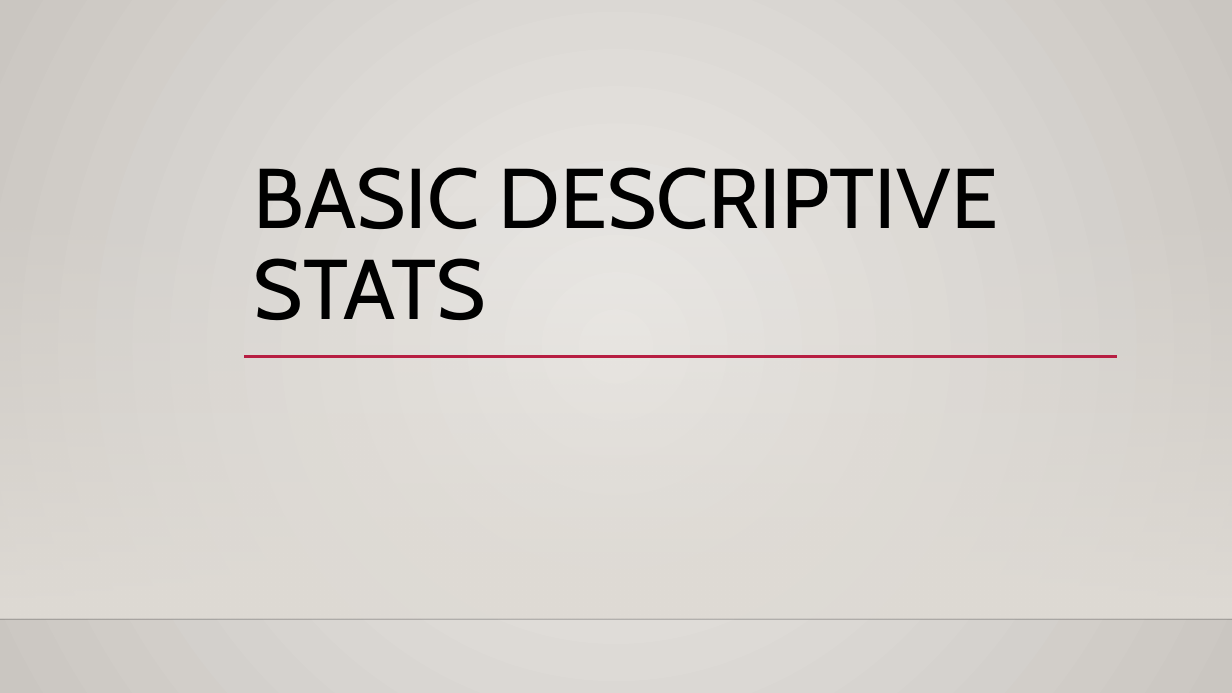
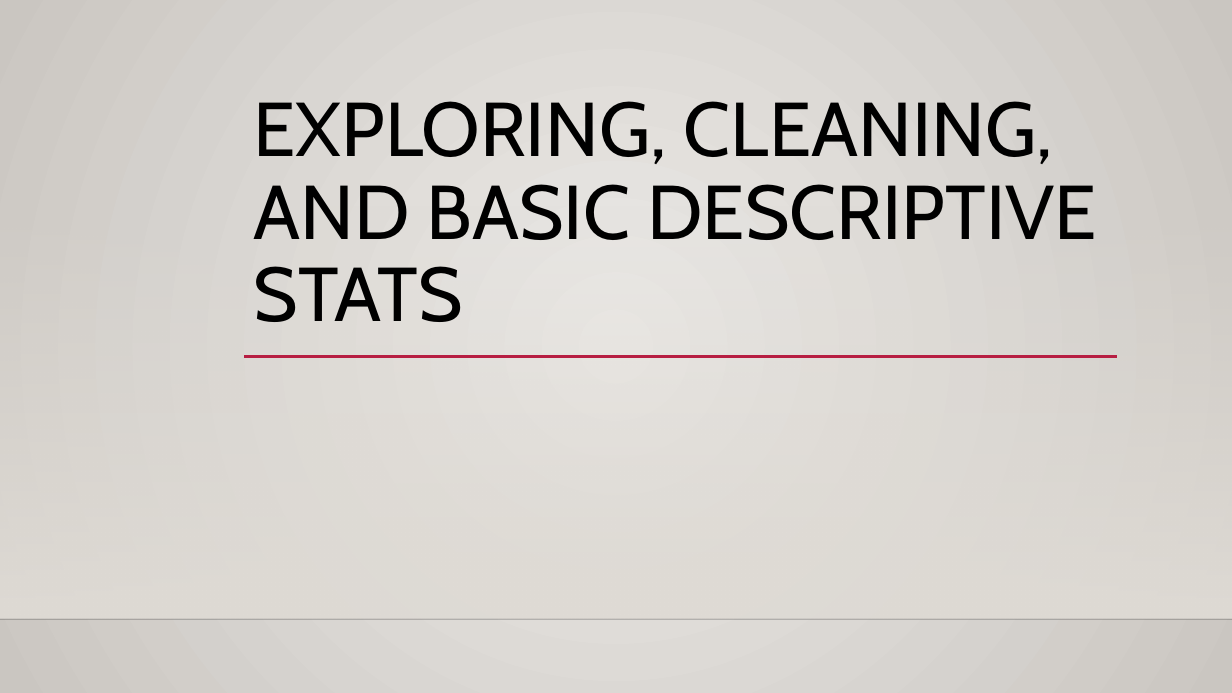
Before and after one commit to AkeemSemper/ML_for_Non_DS_Students, a slide deck: slide 2 of course_resources/slides/Used/006_Basic_Descriptive_Stats.pptx. Drawn at 1232x693 pixels with LibreOffice and Linux fonts; fonts in the diff are those of the drawing; background and template pictures are left out. Boxes give left, top, right and bottom in pixels: in the first picture for what was removed or moved away, otherwise in the second. Text is boxed around its words. In the diff, an @@ line names an element or a change of style, - is before the commit and + after.

```diff
--- a/course_resources/slides/Used/006_Basic_Descriptive_Stats.pptx
+++ b/course_resources/slides/Used/006_Basic_Descriptive_Stats.pptx
@@ title at (254,101,1097,322): text changed; size 66 to 59.4 pt @@
-BASIC DESCRIPTIVE STATS
+EXPLORING, CLEANING, AND BASIC DESCRIPTIVE STATS
```
Also in this commit, not shown: 5 other slides changed, 5 slides added.
